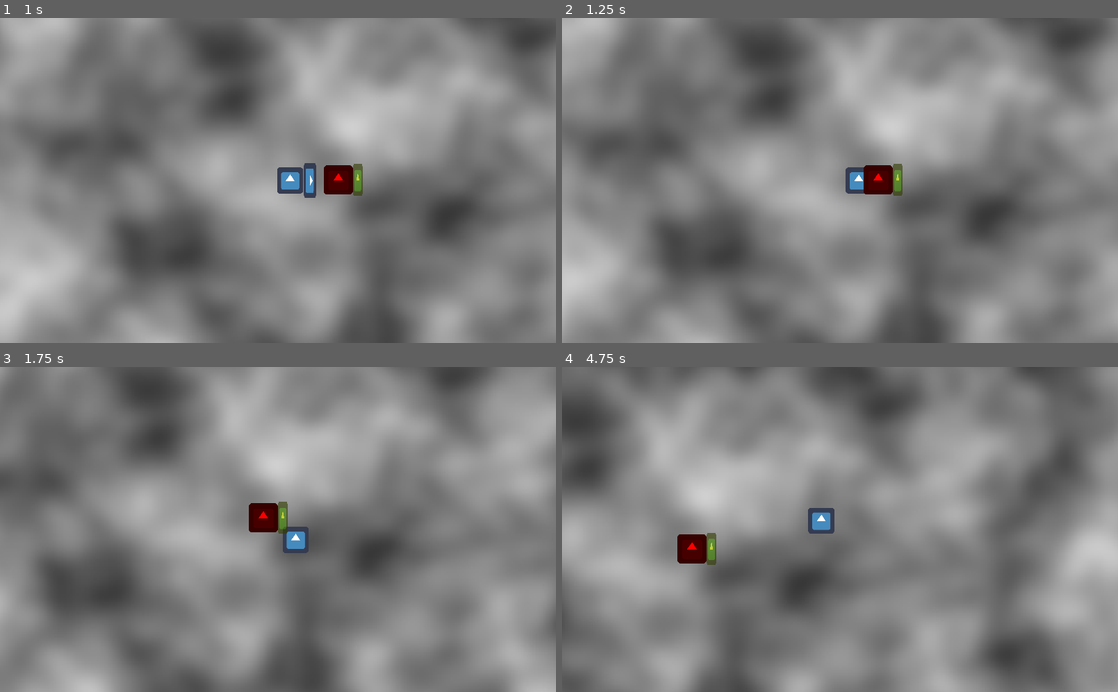
Above: before the commit, frames 1-4 (two rows, left to right).
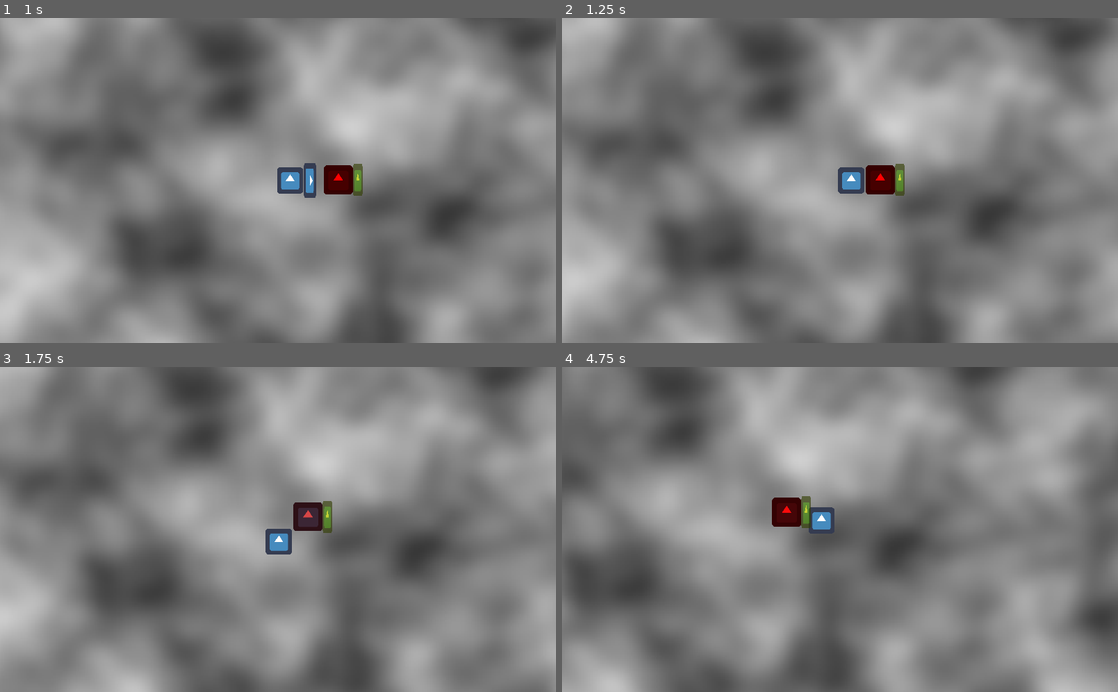
Above: after the commit, the same moments.

Repository: ectucker1/ksufalljam2020
Game: Godot game, scene res://level/test_level.tscn
Two runs of this game, one before a commit and one after it. Both use one fixed random seed, a clock stepped at 60 frames per second and the inputs below. The engine's default icon, where the game draws it, is replaced by a stand-in: a white triangle on a blue panel in a dark square.
Inputs (mouse positions are in pixels of both pictures, inside the frame that each line leads up to):
- Up to frame 1 (1 s): tap Enter at 0.5 s; move the mouse to (400, 164) at 0.52 s; press the mouse at (400, 164) at 0.53 s; hold D (move_right) from 0.53 s (still down)
- Up to frame 2 (1.25 s): keep holding D (move_right)
- Up to frame 3 (1.75 s): move the mouse to (166, 545) at 1.27 s; release D (move_right) at 1.28 s; release the mouse at (166, 545) at 1.28 s; hold S (move_down) from 1.28 s (still down); right-click (166, 545) at 1.35 s
- Up to frame 4 (4.75 s): move the mouse to (895, 458) at 2.02 s; release S (move_down) at 2.03 s; press the mouse at (895, 458) at 2.03 s; hold D (move_right) 2.03-2.78 s; move the mouse to (812, 594) at 2.77 s; release the mouse at (812, 594) at 2.78 s; hold W (move_up) 2.78-3.53 s; right-click (812, 594) at 2.85 s; move the mouse to (1006, 578) at 3.52 s; press the mouse at (1006, 578) at 3.53 s; hold A (move_left) from 3.53 s (still down); move the mouse to (673, 480) at 4.27 s; release the mouse at (673, 480) at 4.28 s; right-click (673, 480) at 4.35 s

Frame 1 is identical in both runs. In frame 2, 0.4% of the frame differs, in the area x 49-62%, y 44-55%; in frame 3, 43%; in frame 4, 62%, in the area x 0-100%, y 0-100%.

Commit message:
Enemy can now deal damage

Diff:
--- a/Enemy/Enemy.gd
+++ b/Enemy/Enemy.gd
@@ -6,14 +6,16 @@
 
 var type = Type.NONE
 var speed := 50
+
 var melee_distance := 25
+var melee_attack := 10
 
 var health := 20
 var dead := false
 
 var arena : Node2D
 var nav : Navigation2D
-var player : KinematicBody2D
+var player : Player
 
 
 func _ready():
@@ -83,8 +85,7 @@
 
 func _on_MeleeArea_body_entered(body):
 	if body == player:
-		# TODO: deal damage
-		pass
+		player.status.health -= melee_attack
 
 
 func _on_Anim_animation_finished(anim_name):
--- a/Enemy/Enemy.tscn
+++ b/Enemy/Enemy.tscn
@@ -90,9 +90,7 @@
 texture = ExtResource( 1 )
 
 [node name="CollisionShape2D" type="CollisionShape2D" parent="."]
-visible = false
 shape = SubResource( 1 )
-disabled = true
 
 [node name="MeleeArea" type="Area2D" parent="."]
 
